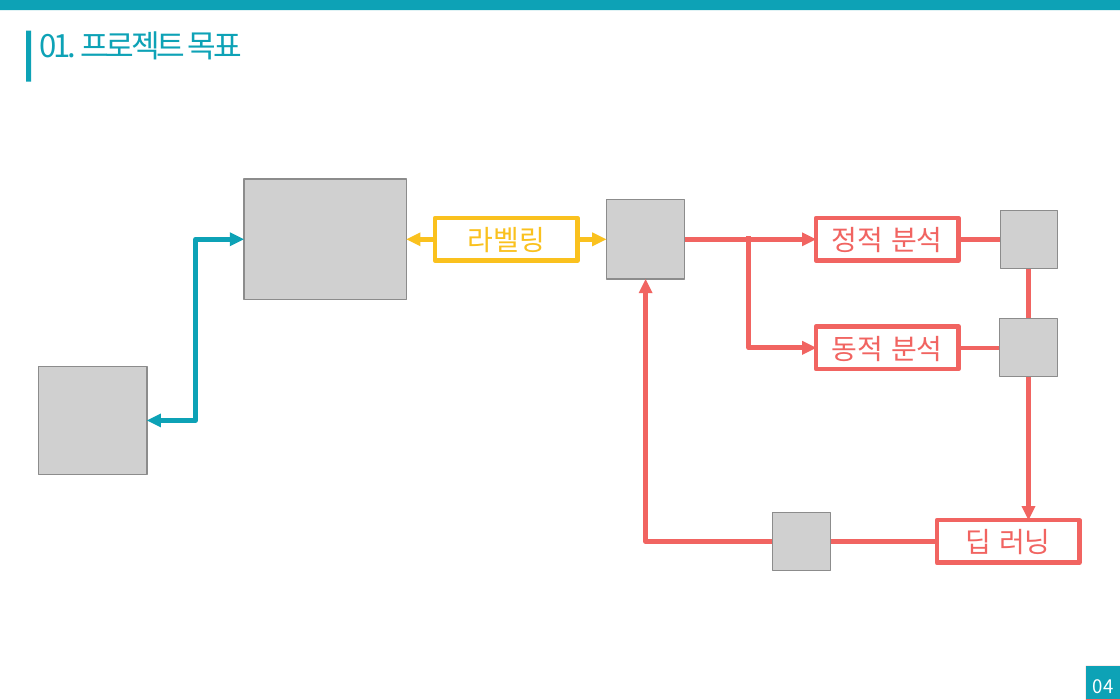
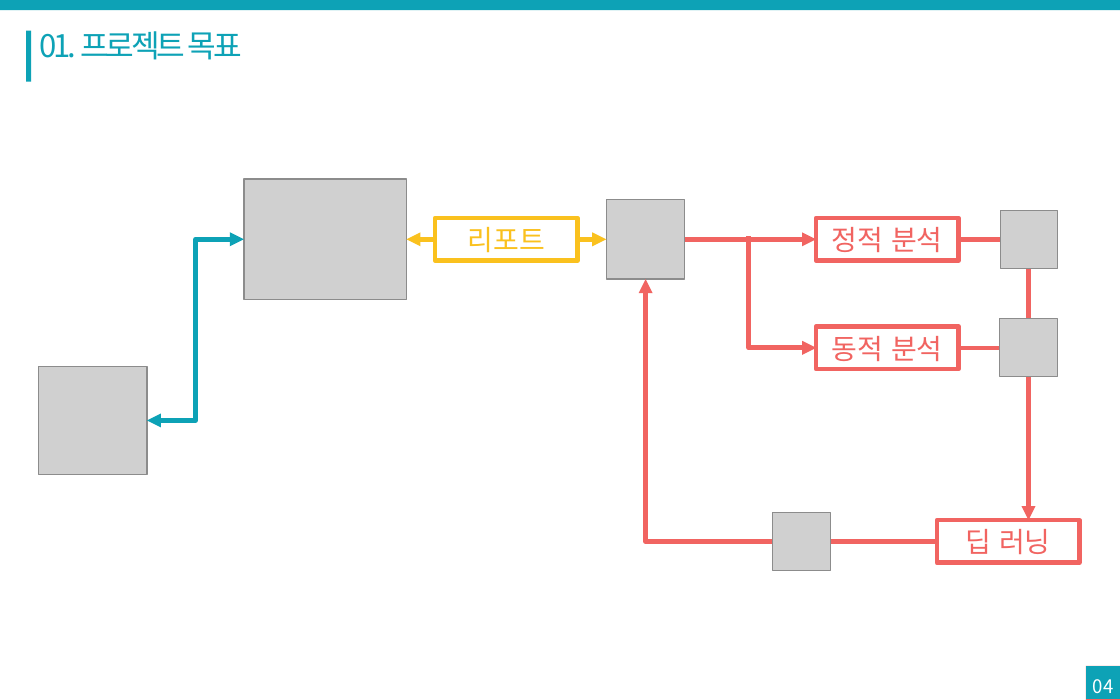
Before and after one commit to kookmin-sw/2018-cap1-16, a slide deck: slide 4 of doc/중간보고서발표-NCNP.pptx. Drawn at 1120x700 pixels with LibreOffice and Linux fonts; fonts in the diff are those of the drawing; grey boxes stand for pictures. Boxes give left, top, right and bottom in pixels: in the first picture for what was removed or moved away, otherwise in the second. Text is boxed around its words. In the diff, an @@ line names an element or a change of style, - is before the commit and + after.

```diff
--- a/doc/중간보고서발표-NCNP.pptx
+++ b/doc/중간보고서발표-NCNP.pptx
@@ text in rectangle at <box>468,227,545,253</box>: text changed @@
-라벨링
+리포트
```
Also in this commit, not shown: 4 other slides changed, 1 slide removed, 1 other file.
